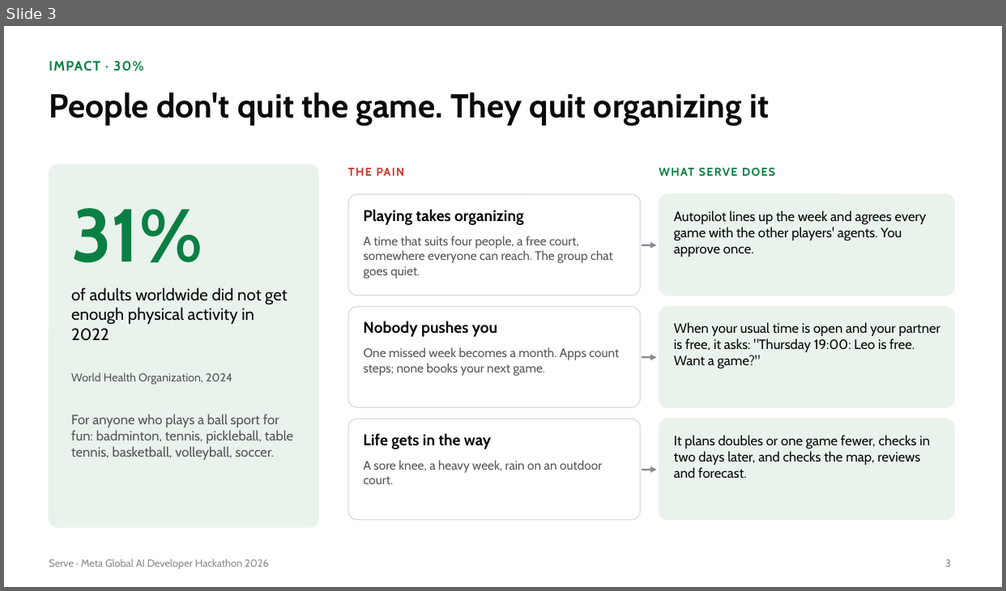
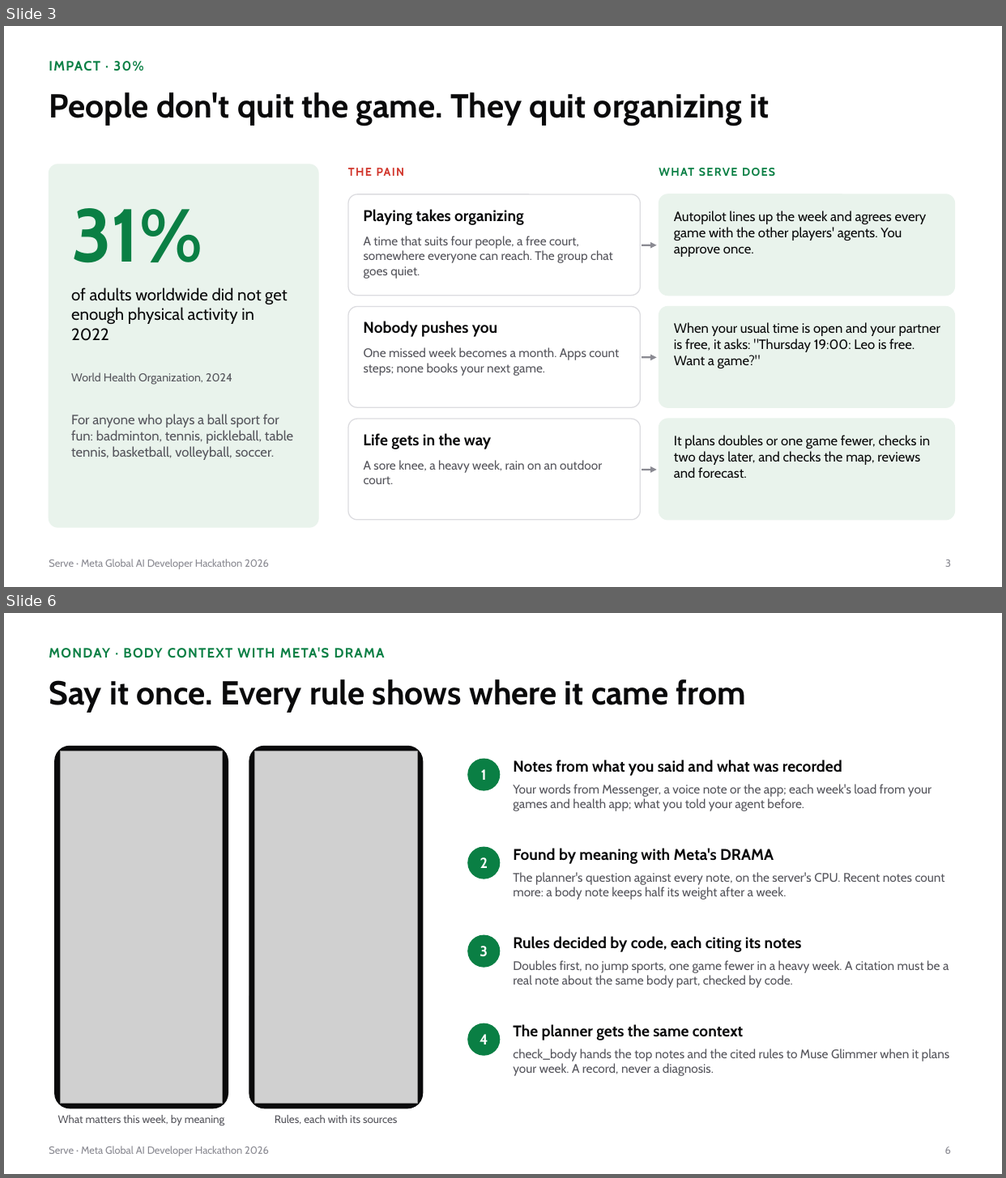
Before and after one commit to gino6178/serve-meta-hackathon, a slide deck: video/deck/Serve_Meta_deck.pptx. Shown one above the other, each under a label of ours: slide 3 before the commit, slides 3 and 6 after it; the slides between them are not shown. The pictures are 1006x591 and 1006x1178 pixels, drawn with LibreOffice and Linux fonts; fonts in the diff are those of the drawing; grey boxes stand for pictures. Boxes give left, top, right and bottom in pixels: in the first picture for what was removed or moved away, otherwise in the second. Text is boxed around its words. In the diff, an @@ line names an element or a change of style, - is before the commit and + after.

```diff
--- a/video/deck/Serve_Meta_deck.pptx
+++ b/video/deck/Serve_Meta_deck.pptx
@@ slide 6 added at (4, 613, 1002, 1174), background #FFFFFF; not listed: 1 template element that a slide beside it also shows @@
@@ text added at (49, 647, 385, 658), 13 pt, text #0A7F44, bold @@
+MONDAY · BODY CONTEXT WITH META'S DRAMA
@@ title added at (49, 679, 746, 713), 32 pt, text #0A0A0B, bold @@
+Say it once. Every rule shows where it came from
@@ rounded rectangle added at (55, 747, 228, 1109), fill #0A0A0B, outline #0A0A0B 1 pt @@
@@ picture added at (60, 752, 223, 1103) @@
@@ rounded rectangle added at (249, 747, 423, 1109), fill #0A0A0B, outline #0A0A0B 1 pt @@
@@ picture added at (255, 752, 417, 1103) @@
@@ ellipse added at (468, 759, 500, 790), fill #0A7F44, outline #0A7F44 1 pt @@
@@ text added at (481, 769, 487, 780), 14 pt, text #FFFFFF, bold @@
+1
@@ text added at (513, 760, 842, 776), 15 pt, text #0A0A0B, bold @@
+Notes from what you said and what was recorded
@@ text added at (513, 784, 931, 811), 12 pt, text #55555C @@
+Your words from Messenger, a voice note or the app; each week's load from your games and health app; what you told your agent before.
@@ ellipse added at (468, 847, 500, 879), fill #0A7F44, outline #0A7F44 1 pt @@
@@ text added at (513, 848, 774, 864), 15 pt, text #0A0A0B, bold @@
+Found by meaning with Meta's DRAMA
@@ text added at (480, 858, 488, 868), 14 pt, text #FFFFFF, bold @@
+2
@@ text added at (513, 872, 945, 900), 12 pt, text #55555C @@
+The planner's question against every note, on the server's CPU. Recent notes count more: a body note keeps half its weight after a week.
@@ ellipse added at (468, 935, 500, 967), fill #0A7F44, outline #0A7F44 1 pt @@
@@ text added at (479, 946, 488, 957), 14 pt, text #FFFFFF, bold @@
+3
@@ text added at (513, 936, 802, 952), 15 pt, text #0A0A0B, bold @@
+Rules decided by code, each citing its notes
@@ text added at (513, 960, 948, 988), 12 pt, text #55555C @@
+Doubles first, no jump sports, one game fewer in a heavy week. A citation must be a real note about the same body part, checked by code.
@@ ellipse added at (468, 1024, 500, 1055), fill #0A7F44, outline #0A7F44 1 pt @@
@@ text added at (513, 1024, 743, 1041), 15 pt, text #0A0A0B, bold @@
+The planner gets the same context
@@ text added at (479, 1034, 488, 1045), 14 pt, text #FFFFFF, bold @@
+4
@@ text added at (513, 1049, 950, 1076), 12 pt, text #55555C @@
+check_body hands the top notes and the cited rules to Muse Glimmer when it plans your week. A record, never a diagnosis.
@@ text added at (58, 1115, 225, 1127), 10.5 pt, text #55555C @@
+What matters this week, by meaning
@@ text added at (275, 1115, 397, 1124), 10.5 pt, text #55555C @@
+Rules, each with its sources
@@ page number added at (945, 1147, 951, 1154), 10 pt, text #8A8A92 @@
+6
```
Also in this commit, not shown: 4 slides changed, 5 other slides added, 2 slides removed, 17 other files.
